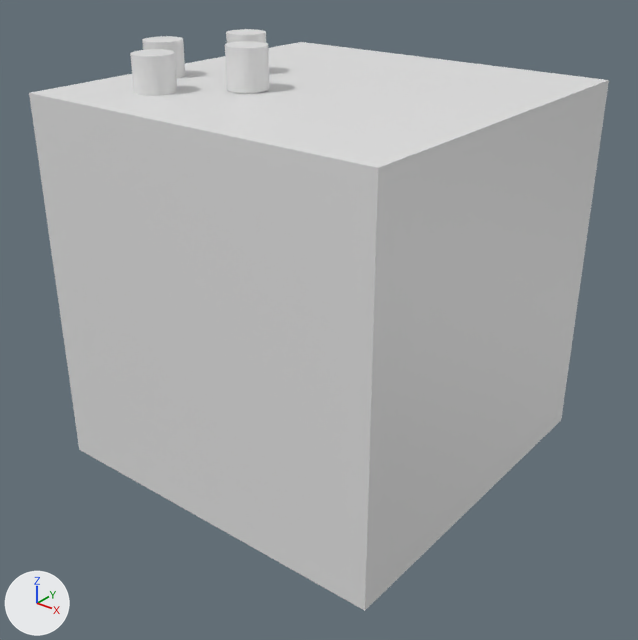
Renders of the Blender file models/controller.blend from each side of a commit.
Before and after are seen from a 50 mm lens placed at (2.79, -3.47, 1.94), pointed at (0.16, -0.18, -0.1). Arrows for +X, +Y and +Z are at lower left; the lights stay in place.

The older version as bpy lines, for what is in view:
```python
me_button = bpy.data.meshes.new('Button')
me_button.from_pydata(...)  # a 32-sided cylinder along z spanning x -1.0..1.0, y -1.0..1.0, z -1.0..1.0
me_button.materials.append(mat_material)  # its picture is missing
me_cube = bpy.data.meshes.new('Cube')
me_cube.from_pydata(...)  # a box spanning x -1.0..1.0, y -1.0..1.0, z -1.0..1.0
me_cube.materials.append(mat_material)  # its picture is missing
ob_buttona = bpy.data.objects.new('ButtonA', me_button)
ob_buttona.location = (-0.452, -0.009, 1.191)
ob_buttona.scale = (-0.102, -0.102, -0.102)
ob_buttona.instance_type = 'VERTS'
ob_buttonb = bpy.data.objects.new('ButtonB', me_button)
ob_buttonb.location = (-0.717, -0.34, 1.169)
ob_buttonb.scale = (-0.102, -0.102, -0.102)
ob_buttonb.instance_type = 'VERTS'
ob_buttonx = bpy.data.objects.new('ButtonX', me_button)
ob_buttonx.location = (-0.143, -0.338, 1.197)
ob_buttonx.scale = (-0.102, -0.102, -0.102)
ob_buttonx.instance_type = 'VERTS'
ob_buttony = bpy.data.objects.new('ButtonY', me_button)
ob_buttony.location = (-0.459, -0.639, 1.166)
ob_buttony.scale = (-0.102, -0.102, -0.102)
ob_buttony.instance_type = 'VERTS'
ob_frame = bpy.data.objects.new('Frame', me_cube)
ob_frame.location = (0.106, -0.036, 0.091)
```
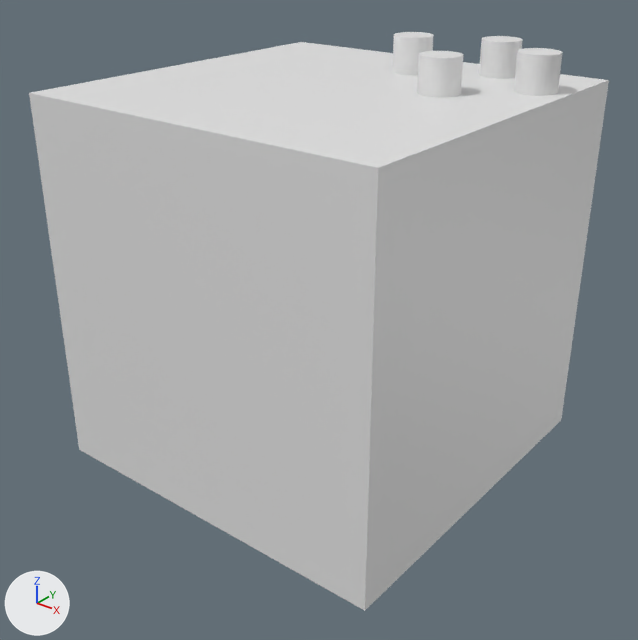
Where the change shows, as pixel boxes (x1, y1, x2, y2) in the pictures (638 x 640 px):
'ButtonX', moved
    before: (225, 41, 269, 93)
    after: (514, 48, 563, 96)
'ButtonY', moved
    before: (130, 49, 177, 96)
    after: (479, 36, 523, 79)
'ButtonA', moved
    before: (226, 29, 266, 43)
    after: (417, 51, 463, 97)
'ButtonB', moved
    before: (142, 36, 186, 78)
    after: (393, 32, 434, 75)

Patch to the scene script:
```diff
--- a/models/controller.blend.py
+++ b/models/controller.blend.py
@@ ob_buttona @@
 ob_buttona = bpy.data.objects.new('ButtonA', me_button)
-ob_buttona.location = (-0.452, -0.009, 1.191)
+ob_buttona.location = (0.607, 0.165, 1.165)
 ob_buttona.scale = (-0.102, -0.102, -0.102)
@@ ob_buttony @@
 ob_buttony = bpy.data.objects.new('ButtonY', me_button)
-ob_buttony.location = (-0.459, -0.639, 1.166)
+ob_buttony.location = (0.609, 0.745, 1.168)
 ob_buttony.scale = (-0.102, -0.102, -0.102)
@@ ob_buttonx @@
 ob_buttonx = bpy.data.objects.new('ButtonX', me_button)
-ob_buttonx.location = (-0.143, -0.338, 1.197)
+ob_buttonx.location = (0.945, 0.482, 1.172)
 ob_buttonx.scale = (-0.102, -0.102, -0.102)
@@ ob_buttonb @@
 ob_buttonb = bpy.data.objects.new('ButtonB', me_button)
-ob_buttonb.location = (-0.717, -0.34, 1.169)
+ob_buttonb.location = (0.211, 0.54, 1.176)
 ob_buttonb.scale = (-0.102, -0.102, -0.102)
```
